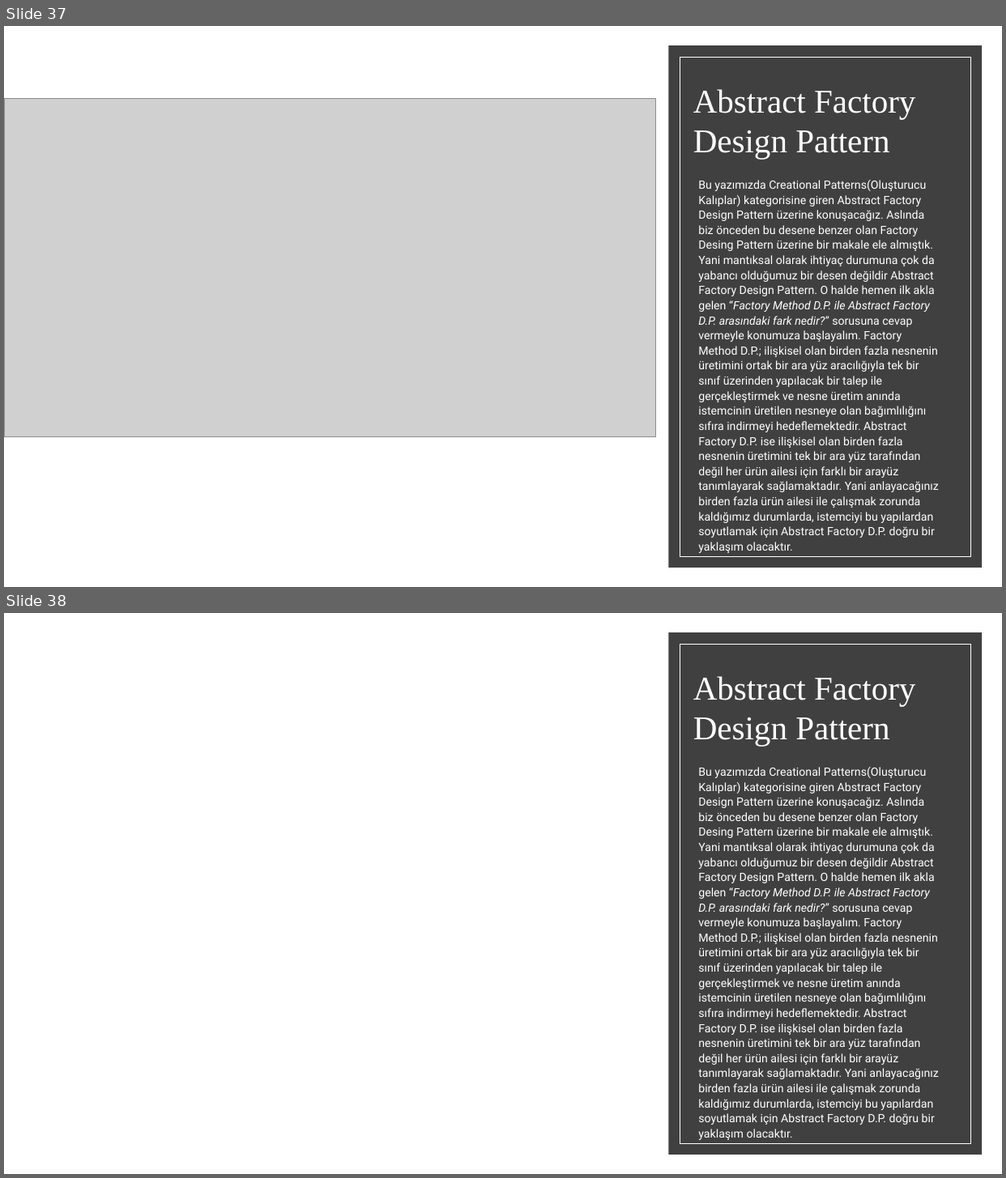
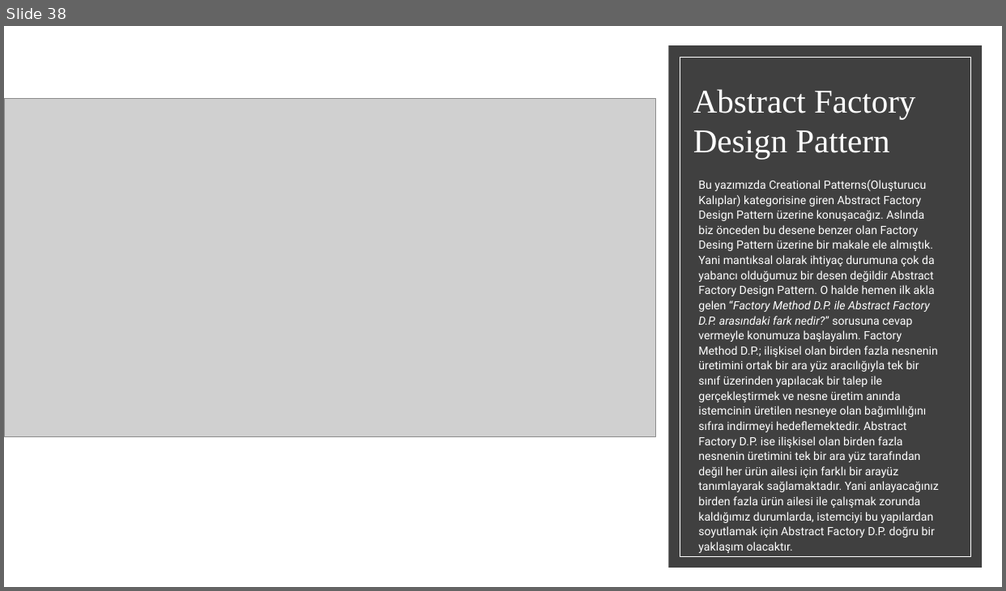
Before and after one commit to bnymnclskn01/BEM-Egitim, a slide deck: Bilişim eğitim merkezi.pptx. Shown one above the other, each under a label of ours: slides 37 and 38 before the commit, slide 38 after it. The pictures are 1006x1178 and 1006x591 pixels, drawn with LibreOffice and Linux fonts; fonts in the diff are those of the drawing; grey boxes stand for pictures. Boxes give left, top, right and bottom in pixels: in the first picture for what was removed or moved away, otherwise in the second. Text is boxed around its words. In the diff, an @@ line names an element or a change of style, - is before the commit and + after.

Commit message:
asd

```diff
--- a/Bilişim eğitim merkezi.pptx
+++ b/Bilişim eğitim merkezi.pptx
@@ slide 38 removed at (4,613,1002,1174), background #FFFFFF; not listed: 2 template elements that a slide beside it also shows @@
@@ title removed at (693,676,915,746) @@
-Abstract Factory Design Pattern
@@ text removed at (698,767,939,1125) @@
-Bu yazımızda Creational Patterns(Oluşturucu Kalıplar) kategorisine giren Abstract Factory Design Pattern üzerine konuşacağız. Aslında biz önceden bu desene benzer olan Factory Desing Pattern üzerine bir makale ele almıştık. Yani mantıksal olarak ihtiyaç durumuna çok da yabancı olduğumuz bir desen değildir Abstract Factory Design Pattern. O halde hemen ilk akla gelen “Factory Method D.P. ile Abstract Factory D.P. arasındaki fark nedir?” sorusuna cevap vermeyle konumuza başlayalım. Factory Method D.P.; ilişkisel olan birden fazla nesnenin üretimini ortak bir ara yüz aracılığıyla tek bir sınıf üzerinden yapılacak bir talep ile gerçekleştirmek ve nesne üretim anında istemcinin üretilen nesneye olan bağımlılığını sıfıra indirmeyi hedeflemektedir. Abstract Factory D.P. ise ilişkisel olan birden fazla nesnenin üretimini tek bir ara yüz tarafından değil her ürün ailesi için farklı bir arayüz tanımlayarak sağlamaktadır. Yani anlayacağınız birden fazla ürün ailesi ile çalışmak zorunda kaldığımız durumlarda, istemciyi bu yapılardan soyutlamak için Abstract Factory D.P. doğru bir yaklaşım olacaktır.
@@ what was slide 37 is now slide 38 @@
```
Also in this commit, not shown: 12 slides added.
